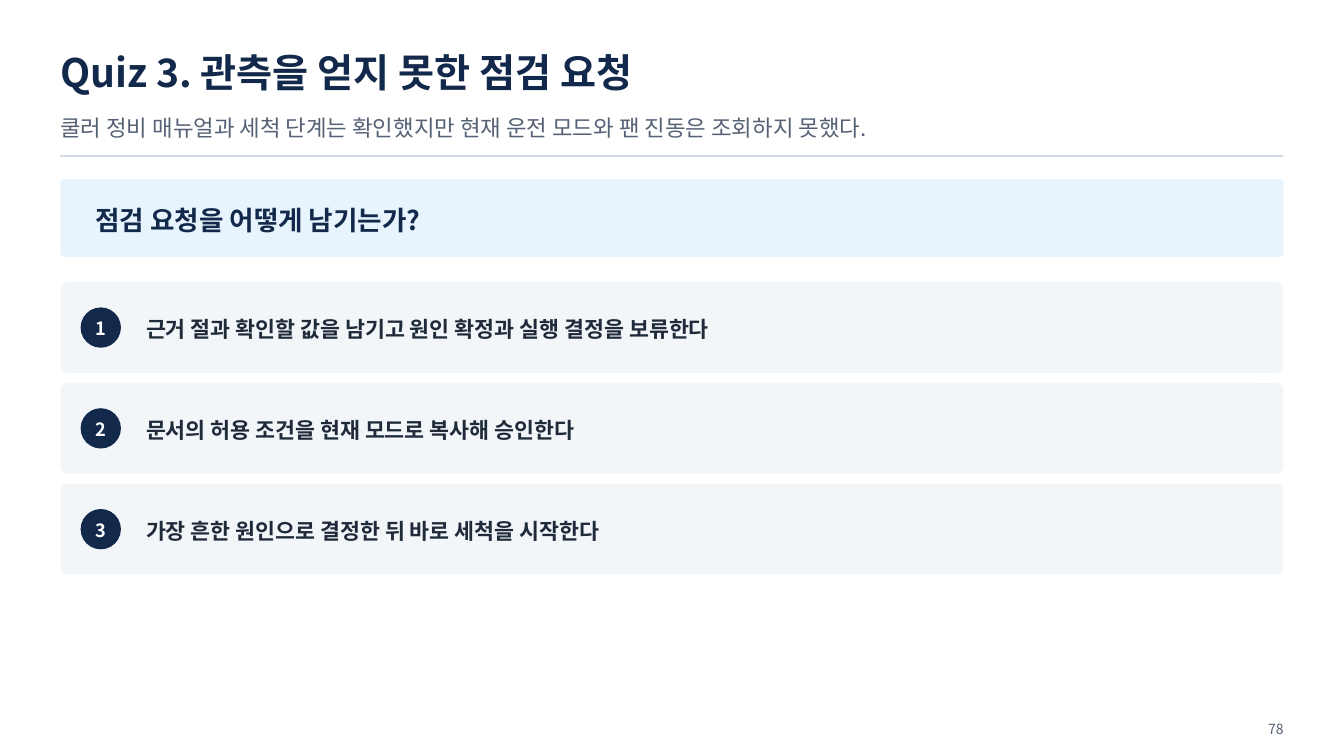
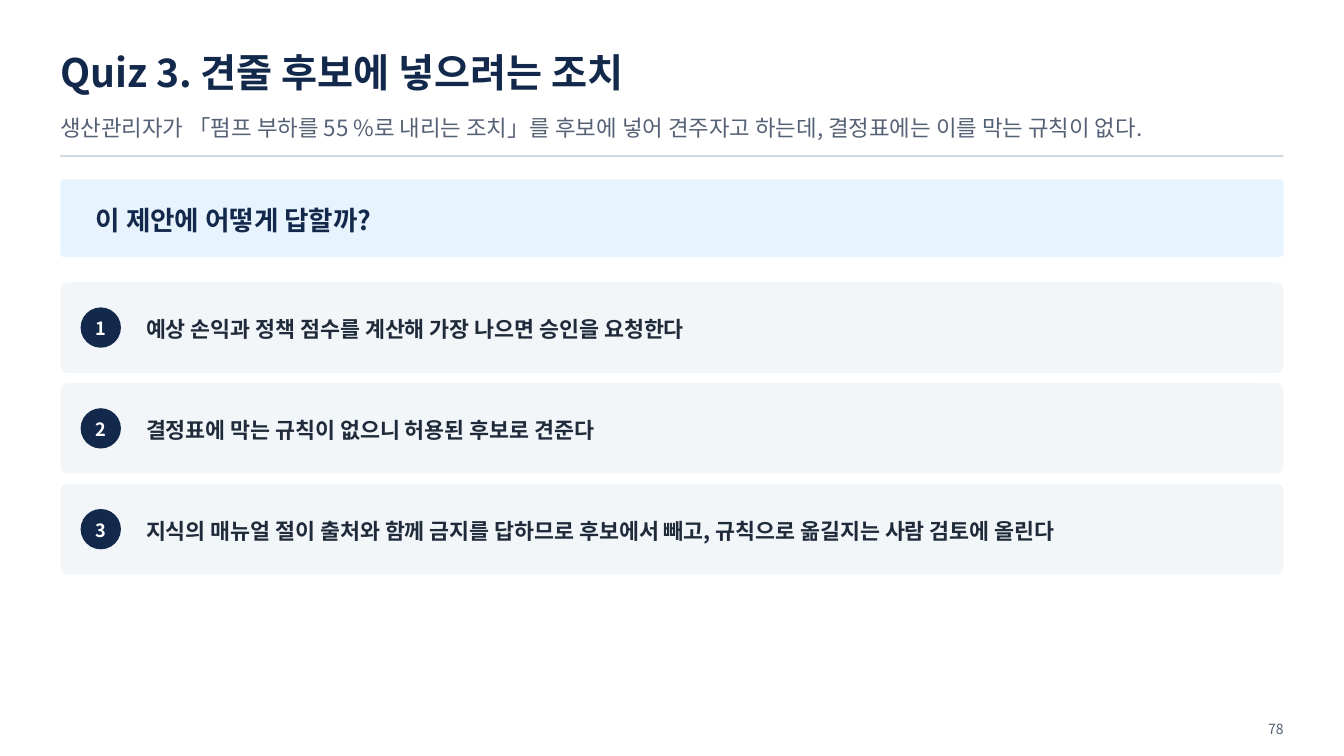
Before and after one commit to uengine-oss/hyd-iot-edu, a slide deck: slide 78 of workspace/강의제작/산출물/실전반/이론/03회차/실전반_03일차.pptx. Drawn at 1344x756 pixels with LibreOffice and Linux fonts; fonts in the diff are those of the drawing. Boxes give left, top, right and bottom in pixels: in the first picture for what was removed or moved away, otherwise in the second. Text is boxed around its words. In the diff, an @@ line names an element or a change of style, - is before the commit and + after.

Commit message:
실전반 3회차 덱 79장 닫음 — U8(Wrap-up · 복습 · 용어, 통합 4회차 02편 원본)과 U9(퀴즈 · 정답) 독립 검토 지적(8 · 3건) 고침 · 과정 용어 장부: 통합 4회차 줄의 옛 「진행 중」 13곳 지움, 「나누는 단위」 처음 장 42장, 실전 3회차 새 이름 셋(샘플 인스턴스 적재 · 본격 문서 인제스천, 조치 검토 결과, 작업 확인 카드) · 남은일에 실전 37 · 38행 미충족

```diff
--- a/workspace/강의제작/산출물/실전반/이론/03회차/실전반_03일차.pptx
+++ b/workspace/강의제작/산출물/실전반/이론/03회차/실전반_03일차.pptx
@@ text at [60,54,624,95]: text changed @@
-Quiz 3. 관측을 얻지 못한 점검 요청
+Quiz 3. 견줄 후보에 넣으려는 조치
@@ text at [60,117,1142,140]: text changed @@
-쿨러 정비 매뉴얼과 세척 단계는 확인했지만 현재 운전 모드와 팬 진동은 조회하지 못했다.
+생산관리자가 「펌프 부하를 55 %로 내리는 조치」를 후보에 넣어 견주자고 하는데, 결정표에는 이를 막는 규칙이 없다.
@@ text at [96,207,372,233]: text changed @@
-점검 요청을 어떻게 남기는가?
+이 제안에 어떻게 답할까?
@@ text at [146,318,684,339]: text changed @@
-근거 절과 확인할 값을 남기고 원인 확정과 실행 결정을 보류한다
+예상 손익과 정책 점수를 계산해 가장 나으면 승인을 요청한다
@@ text at [146,419,594,440]: text changed @@
-문서의 허용 조건을 현재 모드로 복사해 승인한다
+결정표에 막는 규칙이 없으니 허용된 후보로 견준다
@@ text at [146,520,1055,544]: text changed @@
-가장 흔한 원인으로 결정한 뒤 바로 세척을 시작한다
+지식의 매뉴얼 절이 출처와 함께 금지를 답하므로 후보에서 빼고, 규칙으로 옮길지는 사람 검토에 올린다
```
Also in this commit, not shown: 9 other slides changed, 5 other files.
